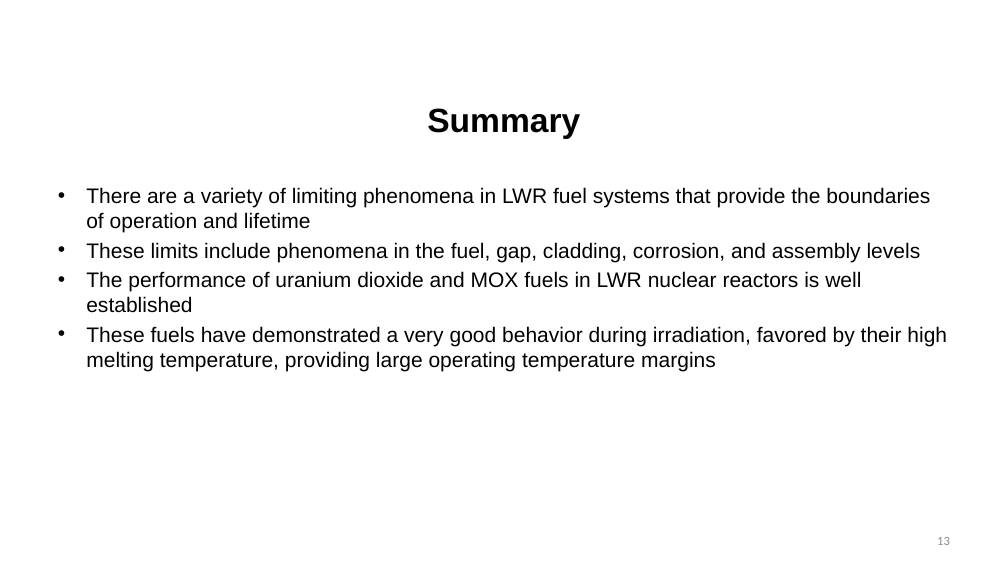
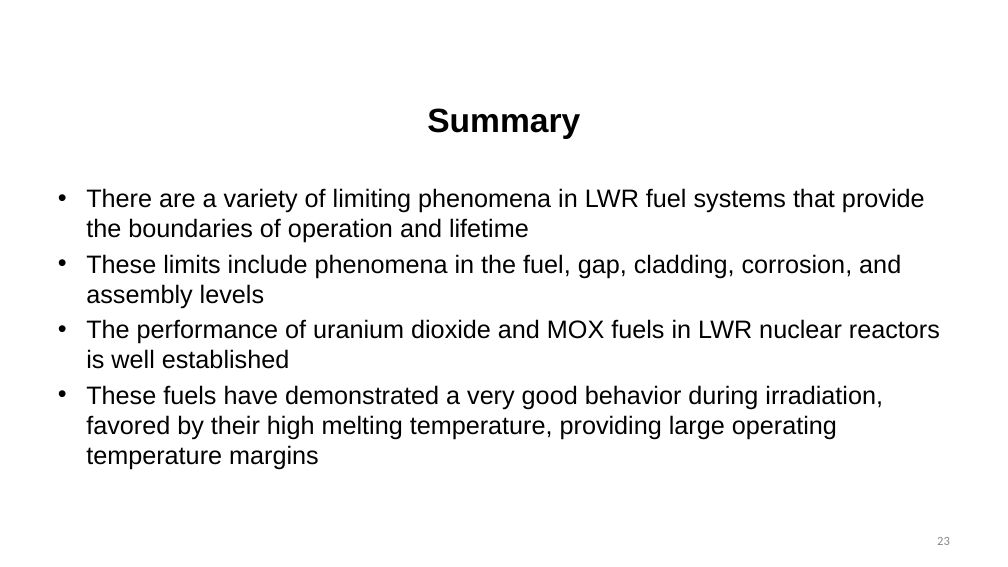
Before and after one commit to benbeeler/TEACHING, a slide deck: slide 23 of Nuclear_Fuel_Performance/NE533_Spring2024/Section4/Lec18_Limits_WaterChem.pptx (slide 13 before the commit). Drawn at 1008x567 pixels with LibreOffice and Linux fonts; fonts in the diff are those of the drawing; background and template pictures are left out. Boxes give left, top, right and bottom in pixels: in the first picture for what was removed or moved away, otherwise in the second. Text is boxed around its words. In the diff, an @@ line names an element or a change of style, - is before the commit and + after.

```diff
--- a/Nuclear_Fuel_Performance/NE533_Spring2024/Section4/Lec18_Limits_WaterChem.pptx
+++ b/Nuclear_Fuel_Performance/NE533_Spring2024/Section4/Lec18_Limits_WaterChem.pptx
@@ text "There are a variety of ..." at (86, 188, 940, 470): size 20 to 24 pt @@
```
Also in this commit, not shown: 5 other slides changed, 12 slides added, 14 other files.
